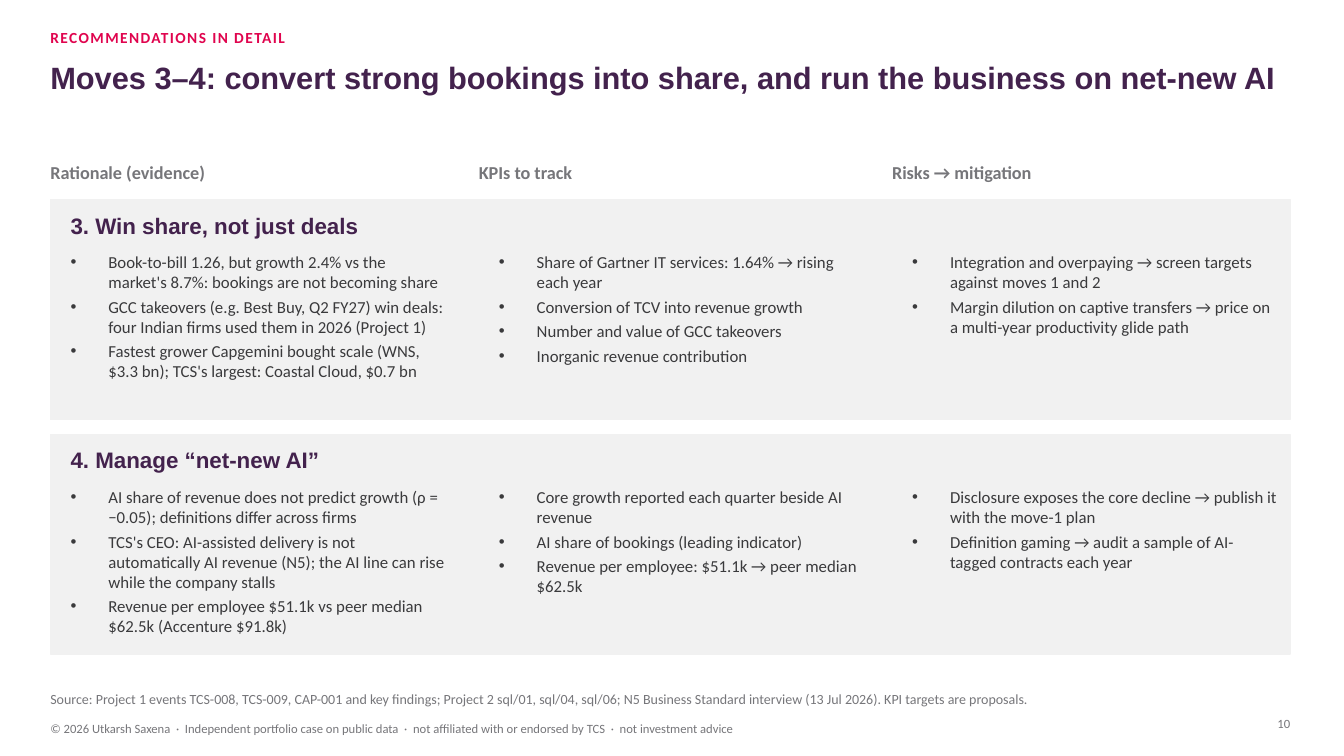
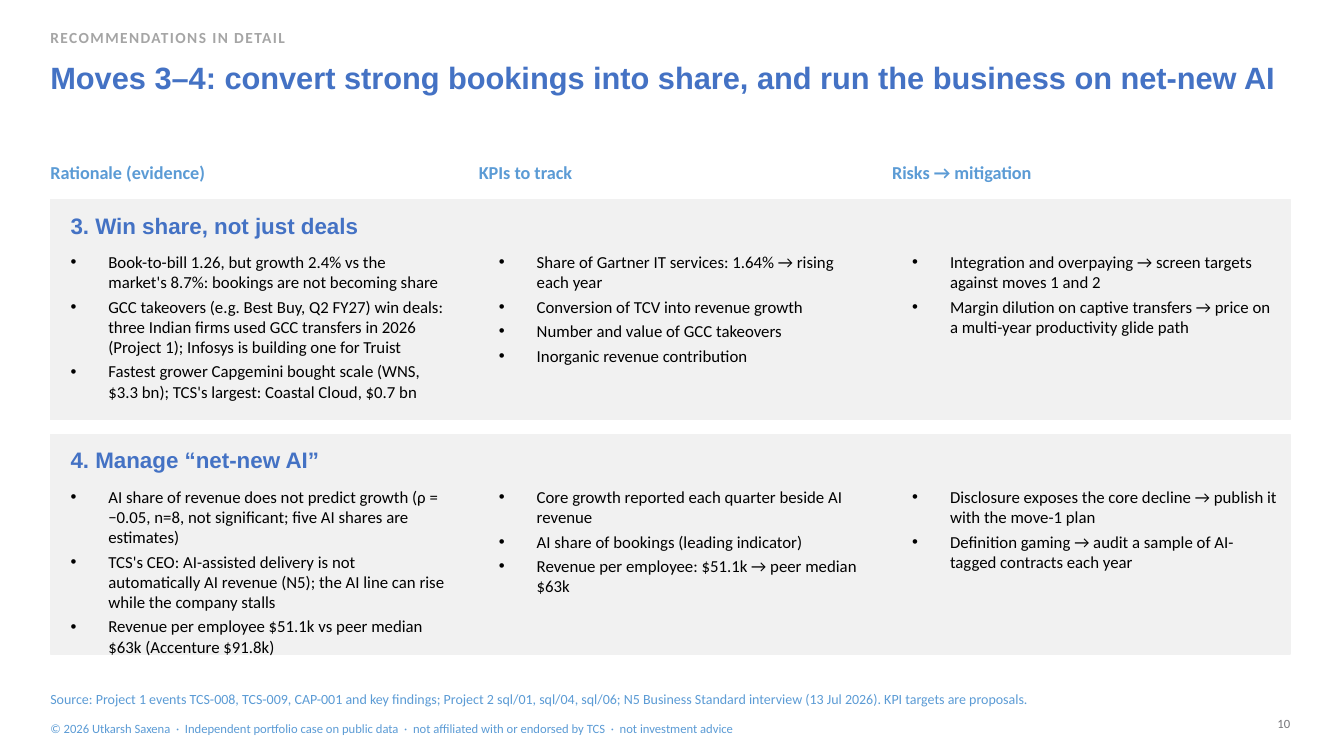
Before and after one commit to lokpriye96/ai-consulting-report-genai-services, a slide deck: slide 10 of outputs/TCS_AI_Deflation_Strategy.pptx. Drawn at 1344x756 pixels with LibreOffice and Linux fonts; fonts in the diff are those of the drawing. Boxes give left, top, right and bottom in pixels: in the first picture for what was removed or moved away, otherwise in the second. Text is boxed around its words. In the diff, an @@ line names an element or a change of style, - is before the commit and + after.

Commit message:
Use 80 CI events; fix ranking and GCC claims; qualify correlations; peer median excludes TCS; regenerate deck, PDF and slide images

```diff
--- a/outputs/TCS_AI_Deflation_Strategy.pptx
+++ b/outputs/TCS_AI_Deflation_Strategy.pptx
@@ text "RECOMMENDATIONS IN DETAIL" at box(50, 33, 285, 43): text colour #E0044E to #A5A5A5 @@
@@ text at box(108, 256, 438, 401): text colour #3A3A3C to #000000 in "Book-to-bill 1.26, but growth 2.4% vs the ...", "Fastest grower Capgemini bought scale (WNS, $3.3 ..." @@
@@ text at box(108, 301, 443, 356): text changed; text colour #3A3A3C to #000000 @@
-• GCC takeovers (e.g. Best Buy, Q2 FY27) win deals: four Indian firms used them in 2026 (Project 1)
+• GCC takeovers (e.g. Best Buy, Q2 FY27) win deals: three Indian firms used GCC transfers in 2026 (Project 1); Infosys is building one for Truist
@@ text colour #43224D to #4472C4 in 3 elements at box(50, 66, 1275, 94), box(71, 218, 358, 239), box(71, 452, 320, 473) @@
@@ text at box(108, 491, 426, 545): text changed; text colour #3A3A3C to #000000 @@
-• AI share of revenue does not predict growth (ρ = −0.05); definitions differ across firms
+• AI share of revenue does not predict growth (ρ = −0.05, n=8, not significant; five AI shares are estimates)
@@ text at box(537, 491, 842, 551): text colour #3A3A3C to #000000 in "Core growth reported each quarter beside AI ...", "AI share of bookings (leading indicator)" @@
@@ text colour #3A3A3C to #000000 in 3 elements at box(537, 256, 834, 365), box(950, 256, 1271, 336), box(950, 491, 1276, 571) @@
@@ text at box(108, 556, 445, 611): text colour #3A3A3C to #000000 in "TCS's CEO: AI-assisted delivery is not automatically ..." @@
@@ text at box(537, 560, 856, 594): text changed; text colour #3A3A3C to #000000 @@
-• Revenue per employee: $51.1k → peer median $62.5k
+• Revenue per employee: $51.1k → peer median $63k
@@ text at box(108, 620, 422, 655): text changed; text colour #3A3A3C to #000000 @@
-• Revenue per employee $51.1k vs peer median $62.5k (Accenture $91.8k)
+• Revenue per employee $51.1k vs peer median $63k (Accenture $91.8k)
@@ text colour #76767A to #5B9BD5 in 5 elements at box(50, 165, 205, 182), box(479, 166, 572, 179), box(892, 166, 1031, 182), box(50, 694, 1027, 707), box(64, 724, 733, 735) @@
```
Also in this commit, not shown: 11 other slides changed, 22 other files.
